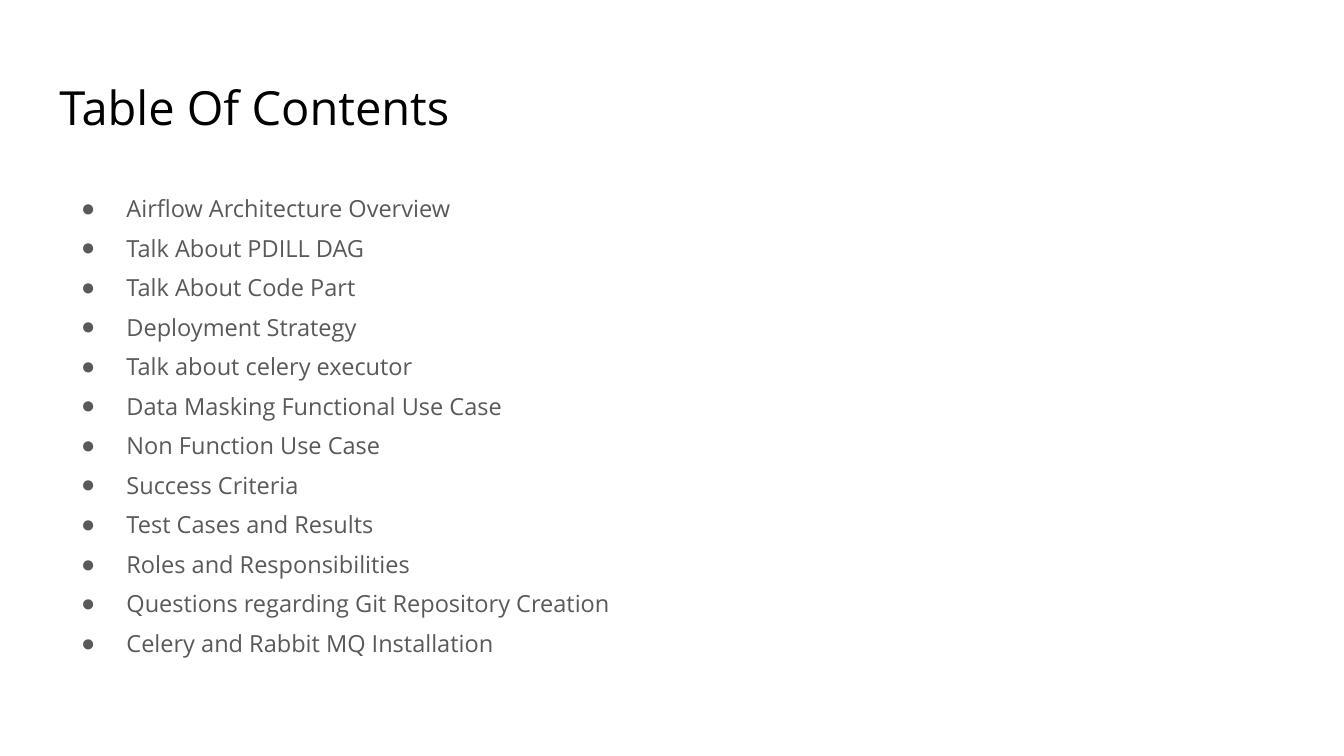
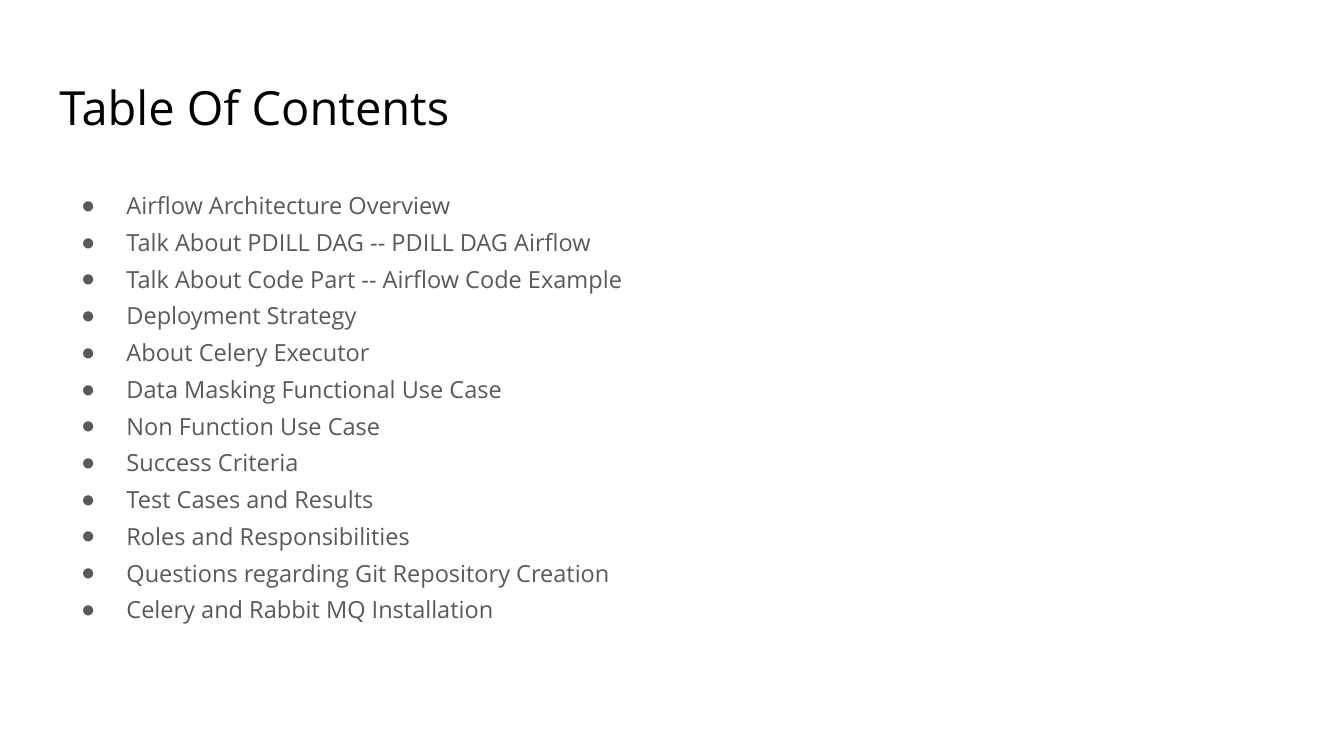
Before and after one commit to speedforcecompiler/stunning-goggles, a slide deck: slide 2 of Documents/AirflowSolution.pptx. Drawn at 1344x756 pixels with LibreOffice and Linux fonts; fonts in the diff are those of the drawing. Boxes give left, top, right and bottom in pixels: in the first picture for what was removed or moved away, otherwise in the second. Text is boxed around its words. In the diff, an @@ line names an element or a change of style, - is before the commit and + after.

Commit message:
Added Airflow PPT

```diff
--- a/Documents/AirflowSolution.pptx
+++ b/Documents/AirflowSolution.pptx
@@ text at [126, 196, 609, 624]: line spacing 1.4 to 1.3 @@
@@ text at [126, 233, 622, 294]: text changed @@
-● Talk About PDILL DAG
-● Talk About Code Part
+● Talk About PDILL DAG -- PDILL DAG Airflow
+● Talk About Code Part -- Airflow Code Example
@@ text at [126, 343, 370, 367]: text changed @@
-● Talk about celery executor
+● About Celery Executor
```
Also in this commit, not shown: 6 other slides changed, 1 slide added, 2 other files.
